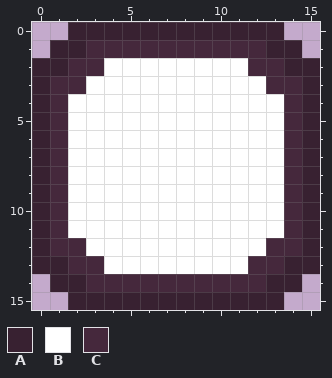
File history of a pixel-art file, EverlastingRejuvenation_Art/UserInterface/HudSlot.aseprite. Above is the file before it was changed.
16x16 pixels, 1 frame.
Palette (. is transparent): A #382131  B #ffffff  C #45283c
After:
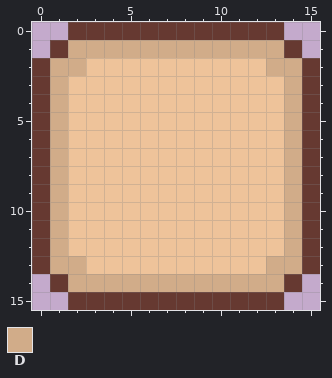
Colours new in this view: D #d1ac89
Changes in this commit:
Colour A changes from #382131 to #663931.
Colour B changes from #ffffff to #eec39a.
The author changed colour C to colour B in row 2 at x 3 and 12; in row 3 at x 2 and 13; in row 12 at x 2 and 13; in row 13 at x 3 and 12.
The author changed colour A to colour D in row 1 at x 2 and 13; in row 2 at x 1 and 14; in row 13 at x 1 and 14; in row 14 at x 2 and 13.
The author changed colour C to colour D in row 1 at x 3 to 12; in row 2 at x 2 and 13; in rows 3 to 12 at x 1 and 14; in row 13 at x 2 and 13; in row 14 at x 3 to 12.
Boxes around the changes in both pictures, in picture pixels (x1, y1, x2, y2):
changed: (32, 22, 320, 310)
